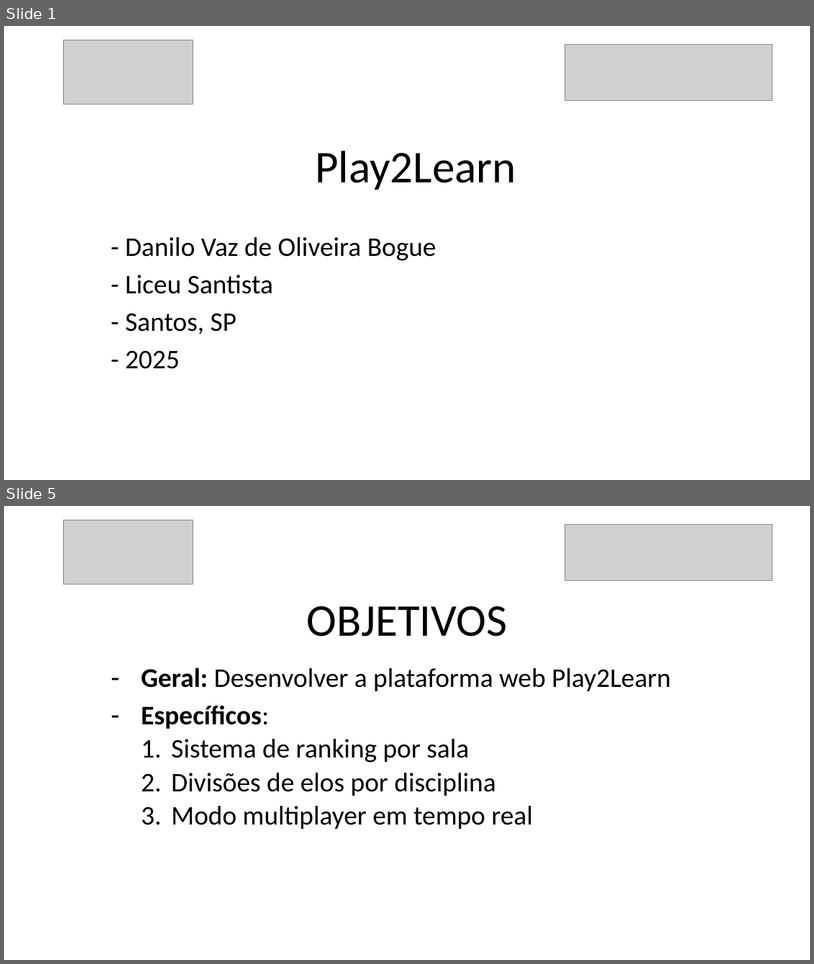
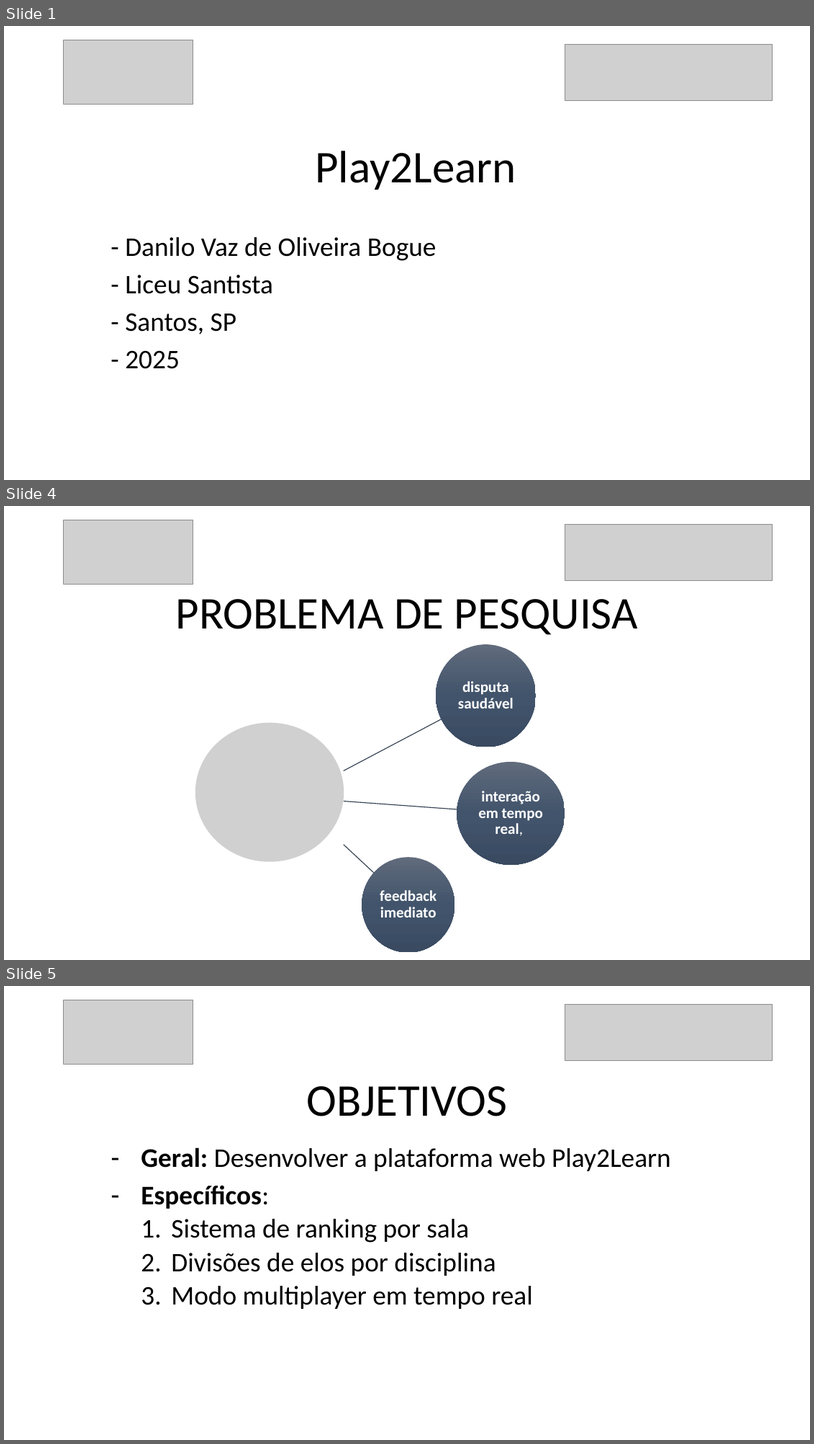
Before and after one commit to danilovaz7/curso-tecnico, a slide deck: liceu/3semestre/projeto integrador/tcc slide.pptx. Shown one above the other, each under a label of ours: slides 1 and 5 before the commit, slides 1, 4 and 5 after it; the slides between them are not shown. The pictures are 814x964 and 814x1444 pixels, drawn with LibreOffice and Linux fonts; fonts in the diff are those of the drawing; grey boxes stand for pictures. Boxes give left, top, right and bottom in pixels: in the first picture for what was removed or moved away, otherwise in the second. Text is boxed around its words. In the diff, an @@ line names an element or a change of style, - is before the commit and + after.

```diff
--- a/liceu/3semestre/projeto integrador/tcc slide.pptx
+++ b/liceu/3semestre/projeto integrador/tcc slide.pptx
@@ slide 4 added at (x1=4, y1=506, x2=810, y2=960), background #FFFFFF @@
@@ picture added at (x1=64, y1=520, x2=193, y2=584) @@
@@ picture added at (x1=566, y1=524, x2=774, y2=580) @@
@@ title added at (x1=176, y1=599, x2=638, y2=635), 54 pt, text #000000 @@
+PROBLEMA DE PESQUISA
@@ group added at (x1=196, y1=644, x2=565, y2=952): 3 freeform shapes, 3 ellipses, 3 texts, 1 picture @@
+disputa saudável
+interação em tempo real,
+feedback imediato
```
Also in this commit, not shown: 12 slides changed, 1 slide removed.
